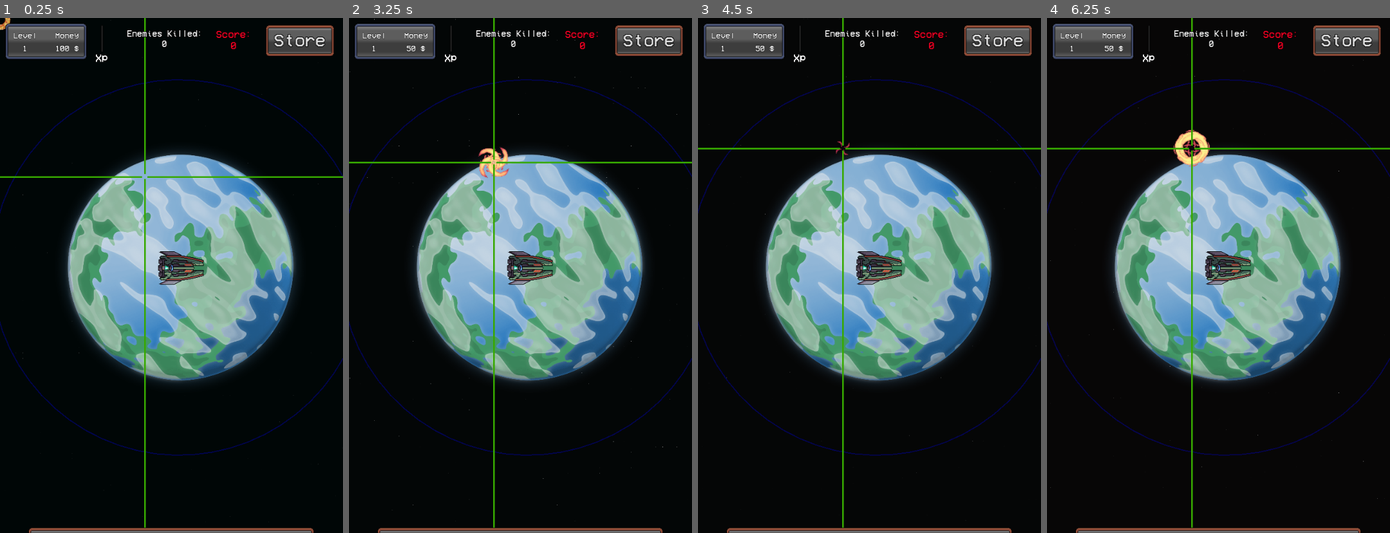
Above: before the commit, frames 1-4 (left to right).
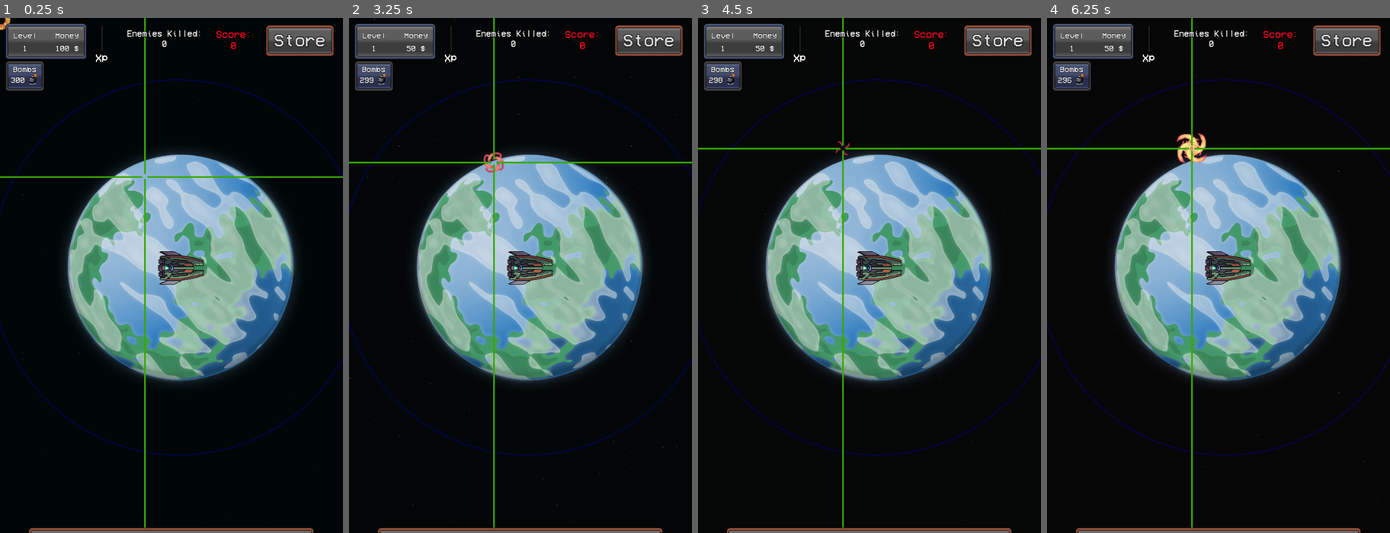
Above: after the commit, the same moments.

Repository: MauroCastro1705/mini_auto_battler
Game: Godot game, scene res://test/test-scene.tscn
Same seed, same stepped clock (60 frames per second), same inputs: the game is played once before the commit and once after it. The project has no main scene, so this scene is started directly.
Inputs (mouse positions are in pixels of both pictures, inside the frame that each line leads up to):
- Up to frame 1 (0.25 s): no input
- Up to frame 2 (3.25 s): click "Store" at 0.5 s; click "Buy!" at 1.25 s; click "Return" at 2 s; tap Enter at 2.75 s; move the mouse to (595, 249) at 2.77 s; hold W (arriba) from 2.78 s (still down); tap Space (shoot) at 2.85 s; click (595, 249) at 2.92 s
- Up to frame 3 (4.5 s): release W (arriba) at 3.5 s; drag from (800, 301) to (876, 265) at 3.52 s; move the mouse to (903, 162) at 4.27 s; hold W (arriba) from 4.28 s (still down); tap Space (shoot) at 4.35 s
- Up to frame 4 (6.25 s): release W (arriba) at 5 s; drag from (1201, 378) to (1191, 146) at 5.02 s; tap Space (shoot) at 5.75, 6.05 s; move the mouse to (1321, 352) at 5.77 s; hold A (izq) from 5.78 s (still down); tap U at 5.85 s

The runs differ from the first frame. In frame 1, 0.6% of the frame differs, in the area x 1-13%, y 8-15%; in frame 2, 0.9%; in frame 3, 0.6%; in frame 4, 1.1%, in the area x 1-48%, y 8-29%.

Commit message:
bomb ui working

Diff:
--- a/autoloads/Global.gd
+++ b/autoloads/Global.gd
@@ -2,7 +2,7 @@
 
 signal enemy_killed
 signal stats_updated
-
+signal bomb_droped
 
 
 #player vars
--- a/proyectiles/bomb/bomb_1.gd
+++ b/proyectiles/bomb/bomb_1.gd
@@ -31,6 +31,7 @@
 	sprite.show()
 	sprite.play("explosion")
 	Global.player_bombs -= 1
+	Global.emit_signal("bomb_droped")
 
 	# Apply damage to enemies in area
 	var bodies = $explosion_area.get_overlapping_bodies()
--- a/proyectiles/bomb/bomb_1.tscn
+++ b/proyectiles/bomb/bomb_1.tscn
@@ -98,7 +98,7 @@
 }],
 "loop": false,
 "name": &"explosion",
-"speed": 12.0
+"speed": 10.0
 }]
 
 [node name="Bomb1" type="CharacterBody2D"]
--- a/test/test-scene.tscn
+++ b/test/test-scene.tscn
@@ -12,6 +12,7 @@
 [ext_resource type="PackedScene" uid="uid://bhy62wjmyxrdf" path="res://ui/always_ui/always.tscn" id="8_q134b"]
 [ext_resource type="PackedScene" uid="uid://cg4kuqvhon4ns" path="res://ui/upgrade-menu/upgrade-menu.tscn" id="9_jipin"]
 [ext_resource type="PackedScene" uid="uid://cvuxl5jl1lkpp" path="res://ui/exp_bar/exp_bar.tscn" id="10_3wmdq"]
+[ext_resource type="PackedScene" uid="uid://3dje4lvy4x3p" path="res://ui/bomb_ui/bombs.tscn" id="13_6p2hi"]
 [ext_resource type="PackedScene" uid="uid://b631jjvhgsbol" path="res://proyectiles/bomb/bomb_1.tscn" id="13_ehe6g"]
 
 [sub_resource type="ShaderMaterial" id="ShaderMaterial_ehe6g"]
@@ -42,6 +43,7 @@
 offset_bottom = 984.0
 mouse_filter = 2
 color = Color(0, 0, 0, 1)
+metadata/_edit_lock_ = true
 
 [node name="ColorRect2" type="ColorRect" parent="."]
 material = SubResource("ShaderMaterial_ehe6g")
@@ -49,6 +51,7 @@
 offset_bottom = 984.0
 mouse_filter = 2
 color = Color(0, 0, 0, 1)
+metadata/_edit_lock_ = true
 
 [node name="Sprite2D" type="Sprite2D" parent="."]
 position = Vector2(337, 465)
@@ -89,6 +92,7 @@
 visible = false
 
 [node name="Always" parent="CanvasLayer" instance=ExtResource("8_q134b")]
+metadata/_edit_lock_ = true
 
 [node name="Main_ui" parent="CanvasLayer" instance=ExtResource("5_l0d6b")]
 offset_left = 1.0
@@ -99,6 +103,13 @@
 process_mode = 3
 visible = false
 
+[node name="Bombs" parent="CanvasLayer" instance=ExtResource("13_6p2hi")]
+offset_left = 19.0
+offset_top = 79.0
+offset_right = 18.88
+offset_bottom = 79.0
+metadata/_edit_lock_ = true
+
 [node name="Timer" type="Timer" parent="."]
 wait_time = 5.0
 autostart = true
--- /dev/null
+++ b/ui/bomb_ui/bombs.tscn
@@ -0,0 +1,91 @@
+[gd_scene load_steps=6 format=3 uid="uid://3dje4lvy4x3p"]
+
+[ext_resource type="Script" uid="uid://l3tees00tjuj" path="res://ui/bomb_ui/bombs_UI.gd" id="1_ww53d"]
+[ext_resource type="Texture2D" uid="uid://revjaw4idqp1" path="res://assets/bullets/ui pixel/All.png" id="2_kxjir"]
+[ext_resource type="Theme" uid="uid://qcd6164qa1bv" path="res://resources/text.tres" id="3_gnx5q"]
+[ext_resource type="Texture2D" uid="uid://sx7mg5pi7uvq" path="res://assets/ui/bomb_icon.png" id="4_gnx5q"]
+
+[sub_resource type="StyleBoxEmpty" id="StyleBoxEmpty_gnx5q"]
+
+[node name="Bombs" type="Control"]
+layout_mode = 3
+anchor_right = 0.158
+anchor_bottom = 0.098
+offset_right = -0.120003
+offset_bottom = -0.0800018
+grow_horizontal = 2
+grow_vertical = 2
+script = ExtResource("1_ww53d")
+
+[node name="BoxContainer" type="BoxContainer" parent="."]
+layout_mode = 1
+anchors_preset = -1
+anchor_left = -0.089
+anchor_right = 0.822
+anchor_bottom = 0.628
+offset_left = -0.0109997
+offset_right = -0.0220032
+offset_bottom = -0.0320015
+grow_horizontal = 2
+
+[node name="MarginContainer" type="MarginContainer" parent="BoxContainer"]
+layout_mode = 2
+theme_override_constants/margin_left = 0
+theme_override_constants/margin_top = 1
+theme_override_constants/margin_right = 1
+theme_override_constants/margin_bottom = 1
+
+[node name="ColorRect" type="NinePatchRect" parent="BoxContainer/MarginContainer"]
+layout_mode = 2
+texture = ExtResource("2_kxjir")
+region_rect = Rect2(63.7637, 85.0508, 48.4719, 21.7629)
+patch_margin_left = 8
+patch_margin_top = 8
+patch_margin_right = 8
+patch_margin_bottom = 8
+
+[node name="HBoxContainer" type="HBoxContainer" parent="BoxContainer/MarginContainer"]
+layout_mode = 2
+
+[node name="level" type="MarginContainer" parent="BoxContainer/MarginContainer/HBoxContainer"]
+layout_mode = 2
+size_flags_horizontal = 4
+theme_override_constants/margin_left = 10
+theme_override_constants/margin_top = 1
+theme_override_constants/margin_right = 10
+theme_override_constants/margin_bottom = 1
+
+[node name="VBoxContainer" type="VBoxContainer" parent="BoxContainer/MarginContainer/HBoxContainer/level"]
+layout_mode = 2
+size_flags_horizontal = 6
+size_flags_vertical = 4
+theme = ExtResource("3_gnx5q")
+theme_override_constants/separation = 1
+
+[node name="Label" type="Label" parent="BoxContainer/MarginContainer/HBoxContainer/level/VBoxContainer"]
+layout_mode = 2
+theme = ExtResource("3_gnx5q")
+text = "Bombs"
+horizontal_alignment = 1
+
+[node name="HBoxContainer" type="HBoxContainer" parent="BoxContainer/MarginContainer/HBoxContainer/level/VBoxContainer"]
+layout_mode = 2
+theme_override_constants/separation = 1
+
+[node name="bomb_amount" type="Label" parent="BoxContainer/MarginContainer/HBoxContainer/level/VBoxContainer/HBoxContainer"]
+unique_name_in_owner = true
+layout_mode = 2
+theme = ExtResource("3_gnx5q")
+text = "asdas"
+horizontal_alignment = 1
+vertical_alignment = 1
+
+[node name="Panel" type="Panel" parent="BoxContainer/MarginContainer/HBoxContainer/level/VBoxContainer/HBoxContainer"]
+custom_minimum_size = Vector2(25, 25)
+layout_mode = 2
+theme_override_styles/panel = SubResource("StyleBoxEmpty_gnx5q")
+
+[node name="Sprite2D" type="Sprite2D" parent="BoxContainer/MarginContainer/HBoxContainer/level/VBoxContainer/HBoxContainer/Panel"]
+position = Vector2(13, 11)
+scale = Vector2(0.056, 0.056)
+texture = ExtResource("4_gnx5q")
--- /dev/null
+++ b/ui/bomb_ui/bombs_UI.gd
@@ -0,0 +1,10 @@
+extends Control
+@onready var bomb_amount: Label = %bomb_amount
+
+func _ready() -> void:
+	Global.bomb_droped.connect(update_ui)
+	update_ui()
+
+
+func  update_ui():
+	bomb_amount.text = str(Global.player_bombs)
Binary file added: assets/ui/bomb_icon.png
Not shown, added: assets/ui/bomb_icon.png.import
Not shown: 1 places in test/test-scene.tscn that only renumber resources
Not shown, added: ui/bomb_ui/bombs_UI.gd.uid
